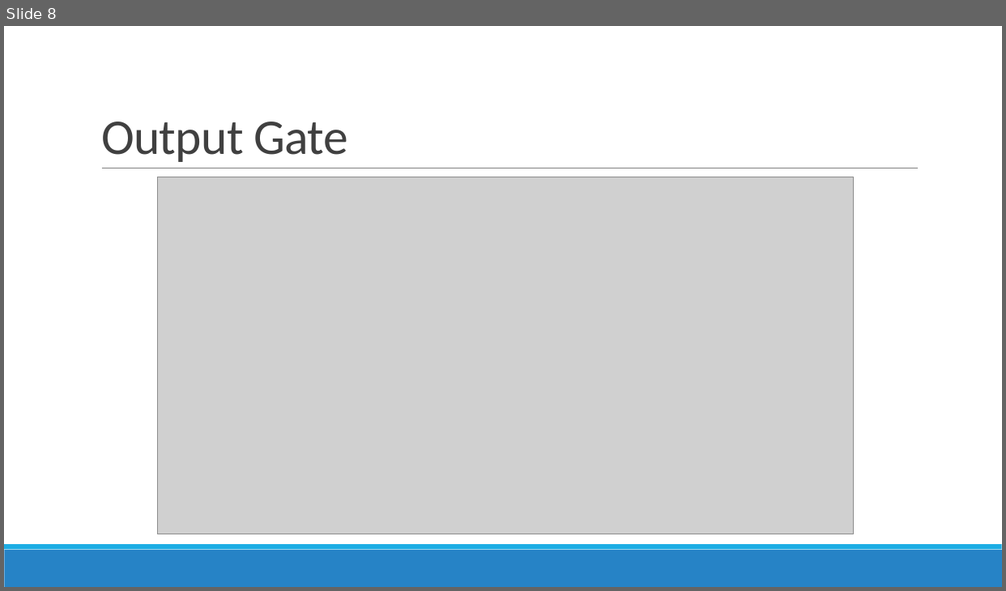
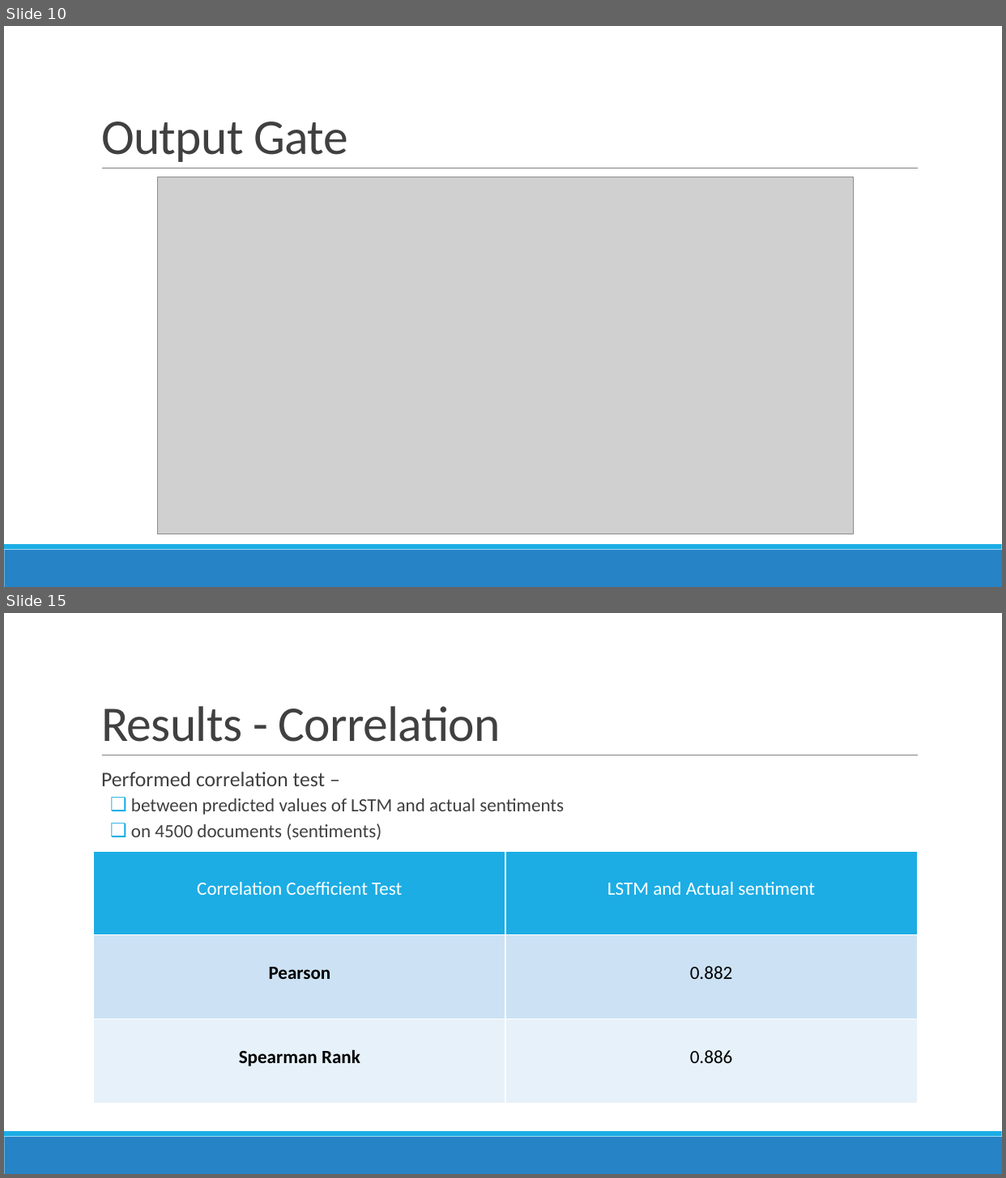
Before and after one commit to kshitijyelpale/LFD-Application-of-NN-in-LSTM, a slide deck: Documentation/LSTM Presentation.pptx. Shown one above the other, each under a label of ours: slide 8 before the commit, slides 10 and 15 after it; the slides between them are not shown. The pictures are 1006x591 and 1006x1178 pixels, drawn with LibreOffice and Linux fonts; fonts in the diff are those of the drawing; grey boxes stand for pictures. Boxes give left, top, right and bottom in pixels: in the first picture for what was removed or moved away, otherwise in the second. Text is boxed around its words. In the diff, an @@ line names an element or a change of style, - is before the commit and + after.

```diff
--- a/Documentation/LSTM Presentation.pptx
+++ b/Documentation/LSTM Presentation.pptx
@@ slide 15 added at [4, 613, 1002, 1174], background #FFFFFF; not listed: 3 template elements that a slide beside it also shows @@
@@ title added at [101, 706, 501, 742], 48 pt, text #404040 @@
+Results - Correlation
@@ text added at [101, 772, 564, 840], 18 pt, text #404040 @@
+  Performed correlation test –
+  ❑ between predicted values of LSTM and actual sentiments
+  ❑ on 4500 documents (sentiments)
@@ table added at [94, 851, 918, 1103], 3 rows, 2 columns @@
+Correlation Coefficient Test | LSTM and Actual sentiment
+Pearson | 0.882
+Spearman Rank | 0.886
@@ what was slide 8 is now slide 10 @@
```
Also in this commit, not shown: 4 slides changed, 9 other slides added, 1 slide removed.
